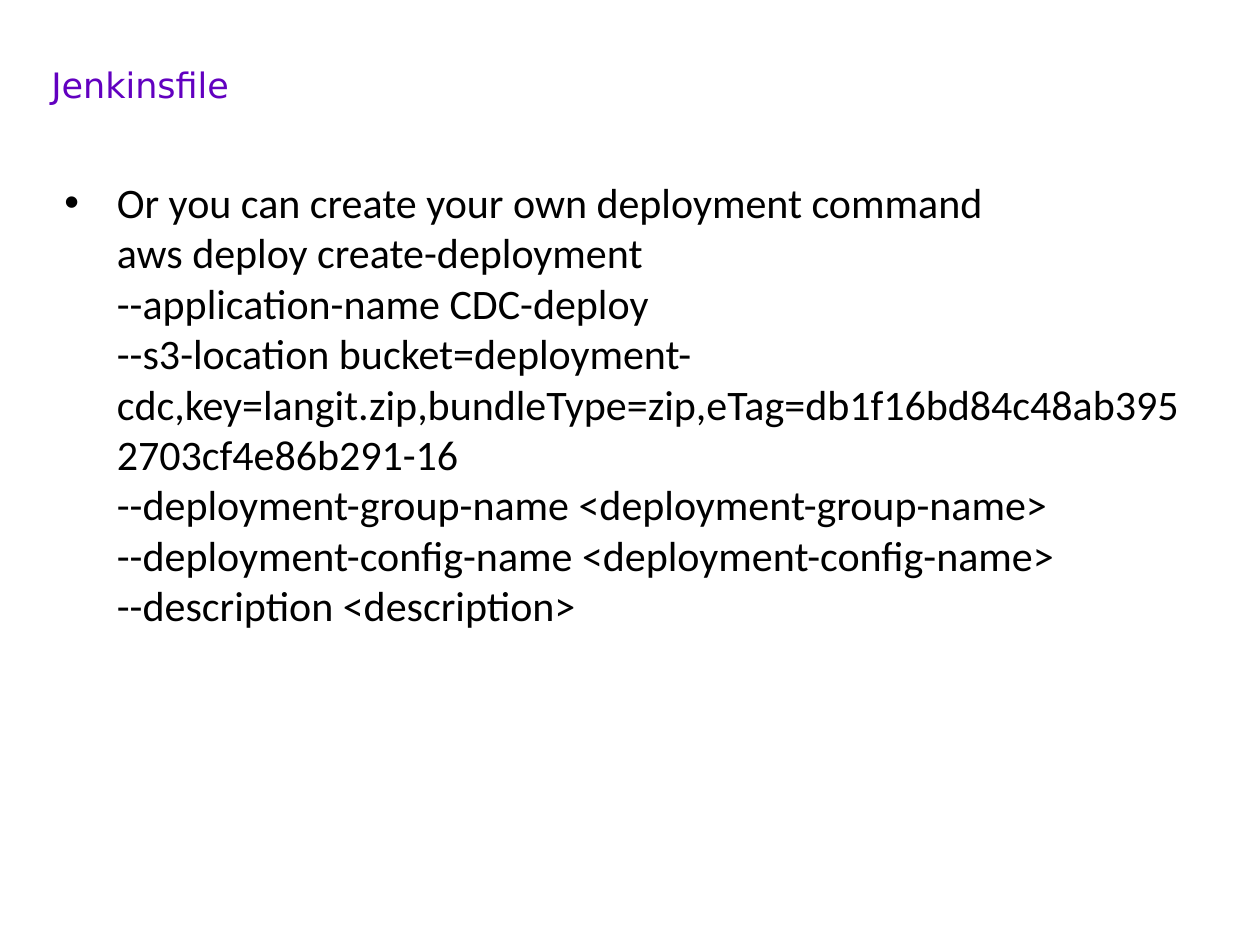
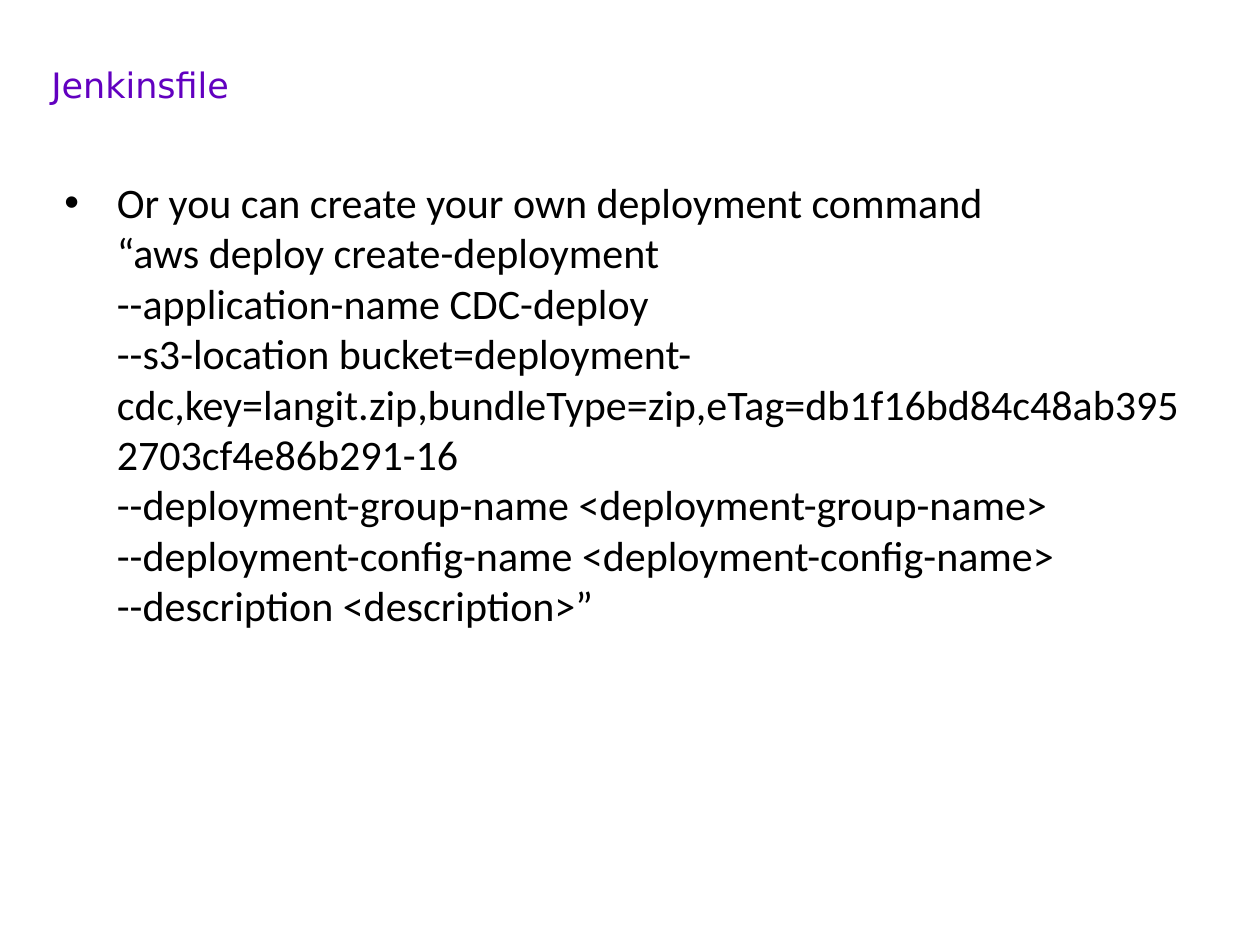
Before and after one commit to carlmitrais/wisdom, a slide deck: slide 12 of cdc_git_ws5.pptx (slide 10 before the commit). Drawn at 1260x945 pixels with LibreOffice and Linux fonts; fonts in the diff are those of the drawing; background and template pictures are left out. Boxes give left, top, right and bottom in pixels: in the first picture for what was removed or moved away, otherwise in the second. Text is boxed around its words. In the diff, an @@ line names an element or a change of style, - is before the commit and + after.

Commit message:
update ws_5 slide

```diff
--- a/cdc_git_ws5.pptx
+++ b/cdc_git_ws5.pptx
@@ text at (117, 189, 1179, 628): text changed @@
-• Or you can create your own deployment command
-  aws deploy create-deployment
-  --application-name CDC-deploy
-  --s3-location bucket=deployment-cdc,key=langit.zip,bundleType=zip,eTag=db1f16bd84c48ab3952703cf4e86b291-16
-  --deployment-group-name <deployment-group-name>
-  --deployment-config-name <deployment-config-name>
-  --description <description>
+• Or you can create your own deployment command
+  “aws deploy create-deployment
+  --application-name CDC-deploy
+  --s3-location bucket=deployment-cdc,key=langit.zip,bundleType=zip,eTag=db1f16bd84c48ab3952703cf4e86b291-16
+  --deployment-group-name <deployment-group-name>
+  --deployment-config-name <deployment-config-name>
+  --description <description>”
```
Also in this commit, not shown: 2 other slides changed, 3 slides added.
